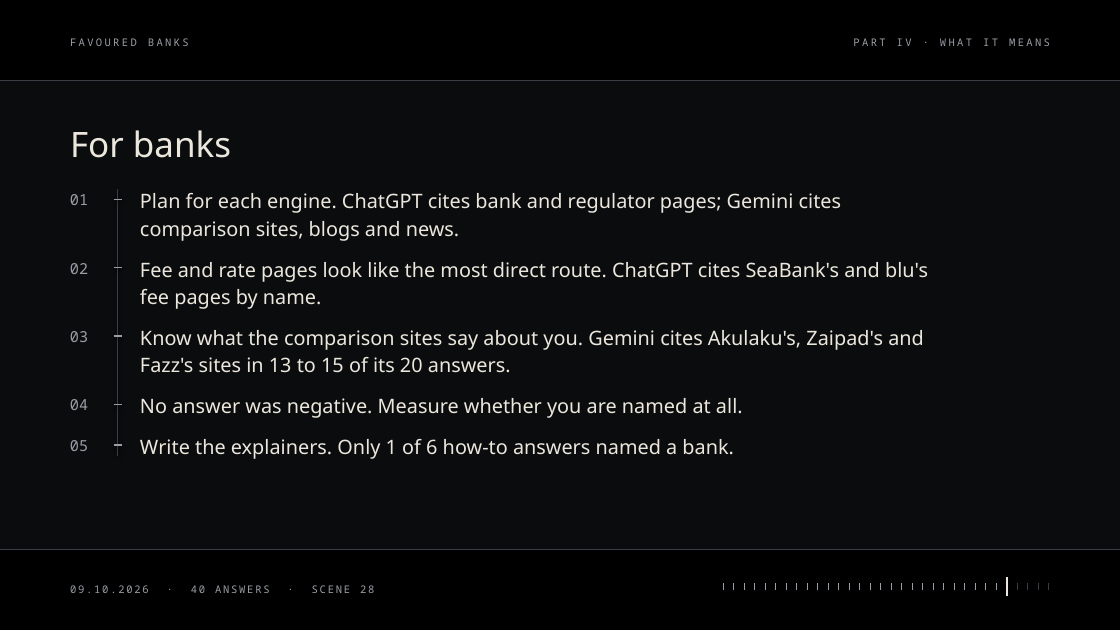
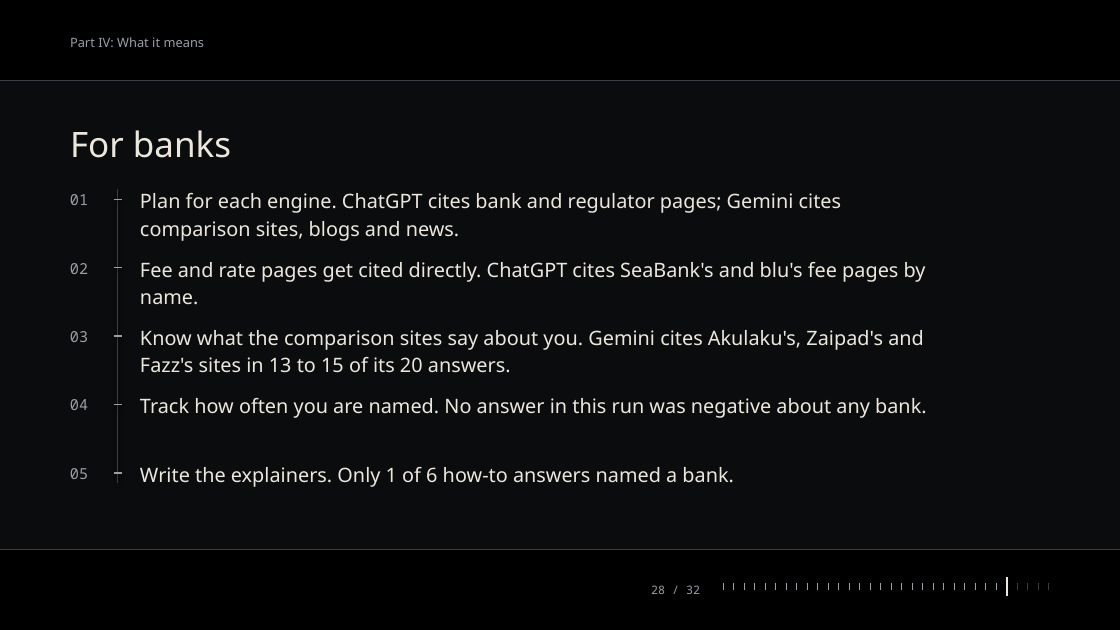
Before and after one commit to rgmwnn/geo-bank-visibility, a slide deck: slide 28 of deck/out/favoured-banks.pptx. Drawn at 1120x630 pixels with LibreOffice and Linux fonts; fonts in the diff are those of the drawing. Boxes give left, top, right and bottom in pixels: in the first picture for what was removed or moved away, otherwise in the second. Text is boxed around its words. In the diff, an @@ line names an element or a change of style, - is before the commit and + after.

```diff
--- a/deck/out/favoured-banks.pptx
+++ b/deck/out/favoured-banks.pptx
@@ text at [70,37,205,47]: text changed; size 9 to 11 pt; font Noto Sans Mono to Noto Sans @@
-PART IV · WHAT IT MEANS
+Part IV: What it means
@@ text removed at [70,38,189,46] @@
-FAVOURED BANKS
@@ line moved from (118, 189) - (118, 455) to (118, 189) - (118, 483) @@
@@ text at [140,262,926,305]: text changed @@
-Fee and rate pages look like the most direct route. ChatGPT cites SeaBank's and blu's fee pages by name.
+Fee and rate pages get cited directly. ChatGPT cites SeaBank's and blu's fee pages by name.
@@ text at [140,398,927,418]: text changed @@
-No answer was negative. Measure whether you are named at all.
+Track how often you are named. No answer in this run was negative about any bank.
@@ text "05": place and size @@
-text "05" at [70,440,88,451]
+text "05" at [70,468,88,479]
@@ line moved from (113, 445) - (122, 445) to (113, 473) - (122, 473) @@
@@ text "Write the explainers. Only 1 ...": place and size @@
-text "Write the explainers. Only 1 ..." at [140,439,734,459]
+text "Write the explainers. Only 1 ..." at [140,467,734,487]
@@ text removed at [70,585,374,593] @@
-09.10.2026 · 40 ANSWERS · SCENE 28
@@ text added at [651,585,700,594], 10 pt, text #9A9EA6 @@
+28 / 32
```
Also in this commit, not shown: 31 other slides changed, 7 other files.
